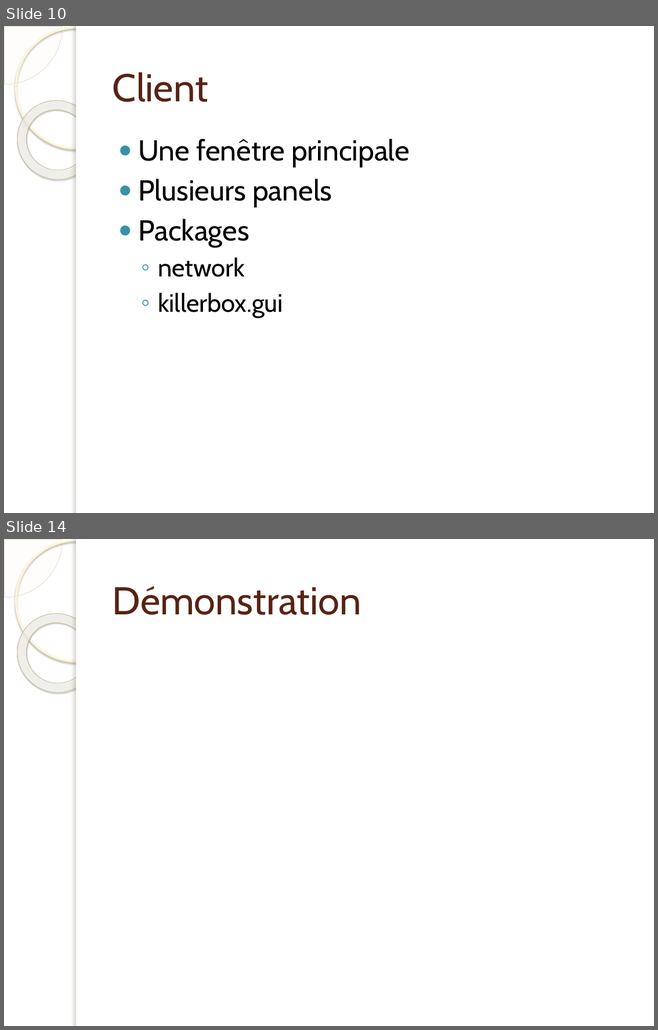
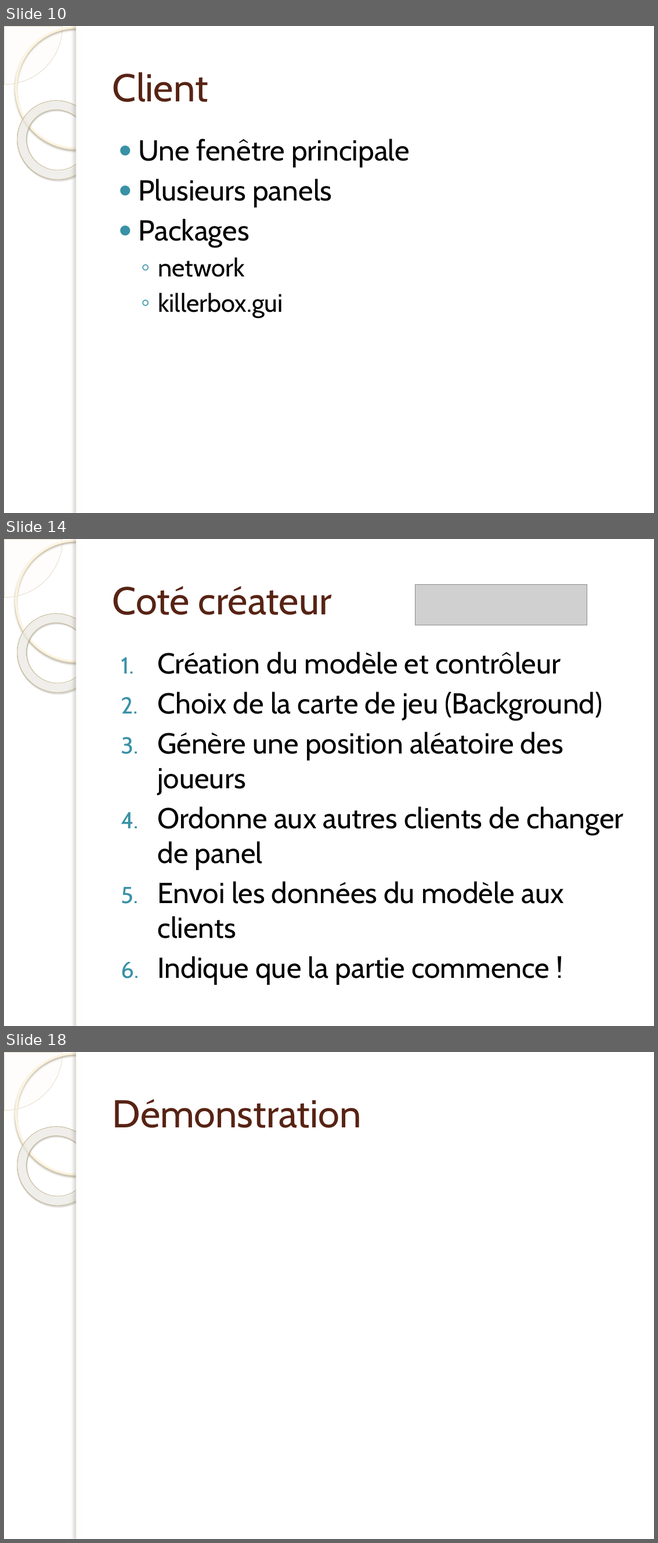
Before and after one commit to jonesbusy/killerbox, a slide deck: Documentation/presentation.pptx. Shown one above the other, each under a label of ours: slides 10 and 14 before the commit, slides 10, 14 and 18 after it; the slides between them are not shown. The pictures are 658x1030 and 658x1543 pixels, drawn with LibreOffice and Linux fonts; fonts in the diff are those of the drawing; grey boxes stand for pictures; background and template pictures are left out. Boxes give left, top, right and bottom in pixels: in the first picture for what was removed or moved away, otherwise in the second. Text is boxed around its words. In the diff, an @@ line names an element or a change of style, - is before the commit and + after.

Commit message:
Partie rapport UML + diagramme activité + séquence. Intégration partie Berdoz sur PPT. A relire et a corriger

```diff
--- a/Documentation/presentation.pptx
+++ b/Documentation/presentation.pptx
@@ slide 14 added at (x1=4, y1=539, x2=654, y2=1026), background picture (left out); not listed: 5 template elements that a slide beside it also shows @@
@@ title added at (x1=112, y1=586, x2=332, y2=615), 43 pt, text #572314 @@
+Coté créateur
@@ picture added at (x1=415, y1=584, x2=587, y2=625) @@
@@ text added at (x1=157, y1=652, x2=623, y2=984), 32 pt, text #000000 @@
+1. Création du modèle et contrôleur
+2. Choix de la carte de jeu (Background)
+3. Génère une position aléatoire des joueurs
+4. Ordonne aux autres clients de changer de panel
+5. Envoi les données du modèle aux clients
+6. Indique que la partie commence !
@@ what was slide 14 is now slide 18 @@
```
Also in this commit, not shown: 7 other slides added, 4 slides removed, 5 other files.
